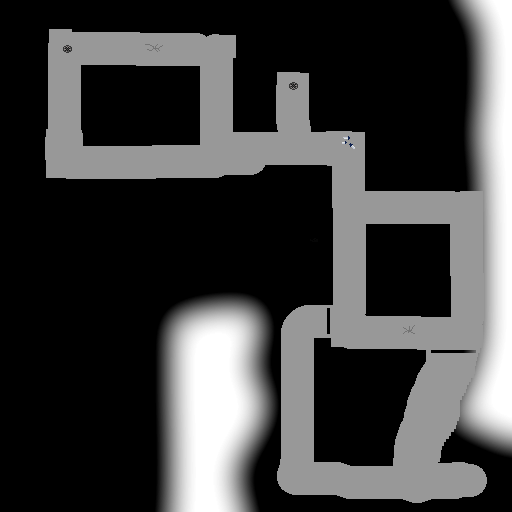
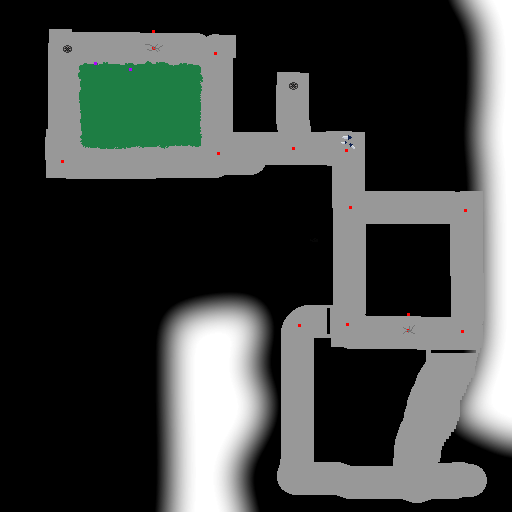
Revision of a layered 512x512 image; what changed, layer by layer:
painted on "marks" over <box>341,135,352,143</box>
showed "nodes", painted on it over <box>61,30,467,333</box>
added layer "houses" above "roads" over <box>78,61,203,149</box>
